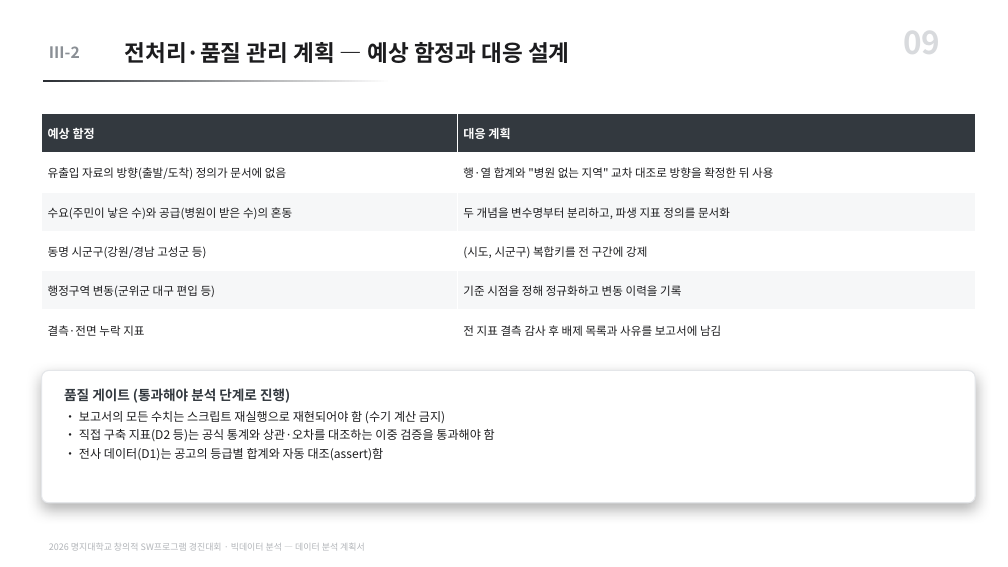
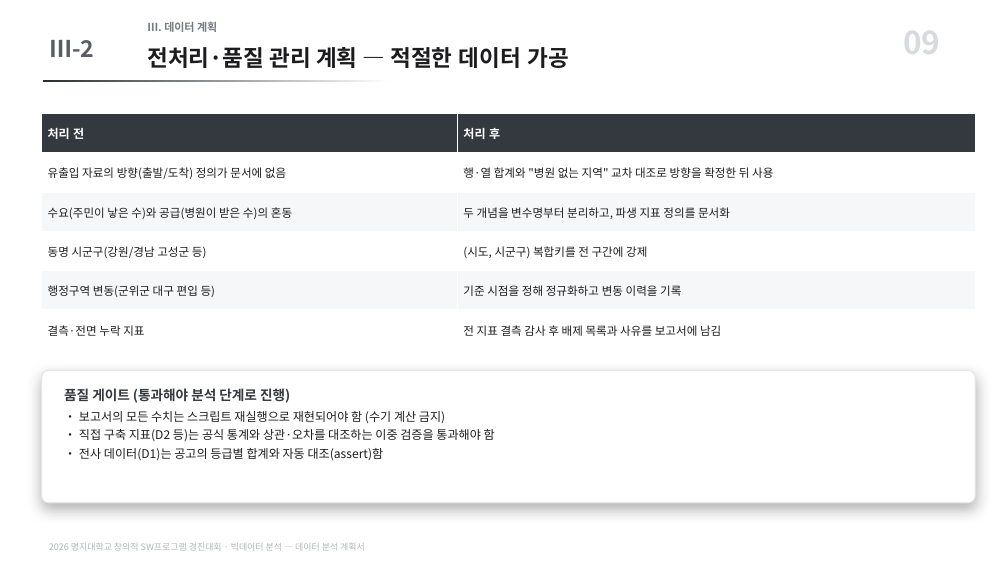
Before and after one commit to karvvan/maternity-care-policy-audit, a slide deck: slide 9 of 04_제출물/데이터분석_계획서.pptx. Drawn at 1008x567 pixels with LibreOffice and Linux fonts; fonts in the diff are those of the drawing. Boxes give left, top, right and bottom in pixels: in the first picture for what was removed or moved away, otherwise in the second. Text is boxed around its words. In the diff, an @@ line names an element or a change of style, - is before the commit and + after.

Commit message:
계획서 PPT 레이아웃 정리 — 헤더 통일·넘침 해소·여백 축소·사진 배치
측정 기반으로 정리했다. 각 텍스트 상자의 실제 필요 높이를 글자 수·글꼴
크기로 추정해 상자 높이와 대조하고, 넘치는 곳과 뜨는 곳을 따로 처리했다.

헤더
- 목차 위치 태그 15pt → 22pt, 폭 1.15인치. 제목과 대등한 무게로 키움.
- 부 이름(Ⅰ. 문제 정의 등)을 제목 위 kicker로 추가 — 보는 사람이 지금
  목차 어디인지 바로 알 수 있게.
- 제목 상자가 슬라이드마다 y=0.30/0.44, h=0.75/0.48로 갈려 있던 것을
  y=0.44 h=0.58로 통일. 태그·부 이름·제목의 세로 중심이 맞는다.
- 슬13 태그가 Ⅴ-2로 잘못 붙어 있던 것 → Ⅴ-1. 목차의 "14 기간별 일정표"도
  13으로 정정(슬라이드가 14 → 13장으로 줄어든 것 반영).

넘침 해소 4곳 — 표지 제목(0.71") · 슬4 검증 타겟 2(0.32") ·
슬3 제도 카드(0.13") · 슬8 파생데이터 카드(0.20"). 슬11은 하단 문구가
푸터를 0.05" 침범하던 것 교정.

여백 축소 — 슬6 카드 2.50→1.80, 슬10 2.90→2.10, 슬12 2.25→1.60.
줄인 만큼 아래 요소를 위로 당겼고, 남은 공간은 요청대로 그대로 두었다.

사진 — 슬13 일정표 아래 1.9인치 여백에 주제 사진 3장(마을·산전·신생아)을
center-crop + 둥근 모서리 마스크로 배치하고 캡션을 달았다.

검증: 13장 전체에서 넘침 0 · 푸터 침범 0 · 카드-텍스트 어긋남 0.

```diff
--- a/04_제출물/데이터분석_계획서.pptx
+++ b/04_제출물/데이터분석_계획서.pptx
@@ text "Ⅲ-2" at (49, 40, 94, 57): size 15 to 22 pt, text colour #8A8F95 to #5A5E64 @@
@@ text added at (147, 22, 217, 32), 10.5 pt, text #767A7F, bold @@
+Ⅲ. 데이터 계획
@@ text at (147, 47, 568, 68): text changed @@
-전처리·품질 관리 계획 — 예상 함정과 대응 설계
+전처리·품질 관리 계획 — 적절한 데이터 가공
@@ table at (42, 113, 975, 349) @@
-row 1, column 1: 예상 함정
+row 1, column 1: 처리 전
-row 1, column 2: 대응 계획
+row 1, column 2: 처리 후
```
Also in this commit, not shown: 12 other slides changed, 1 slide removed, 2 other files.
